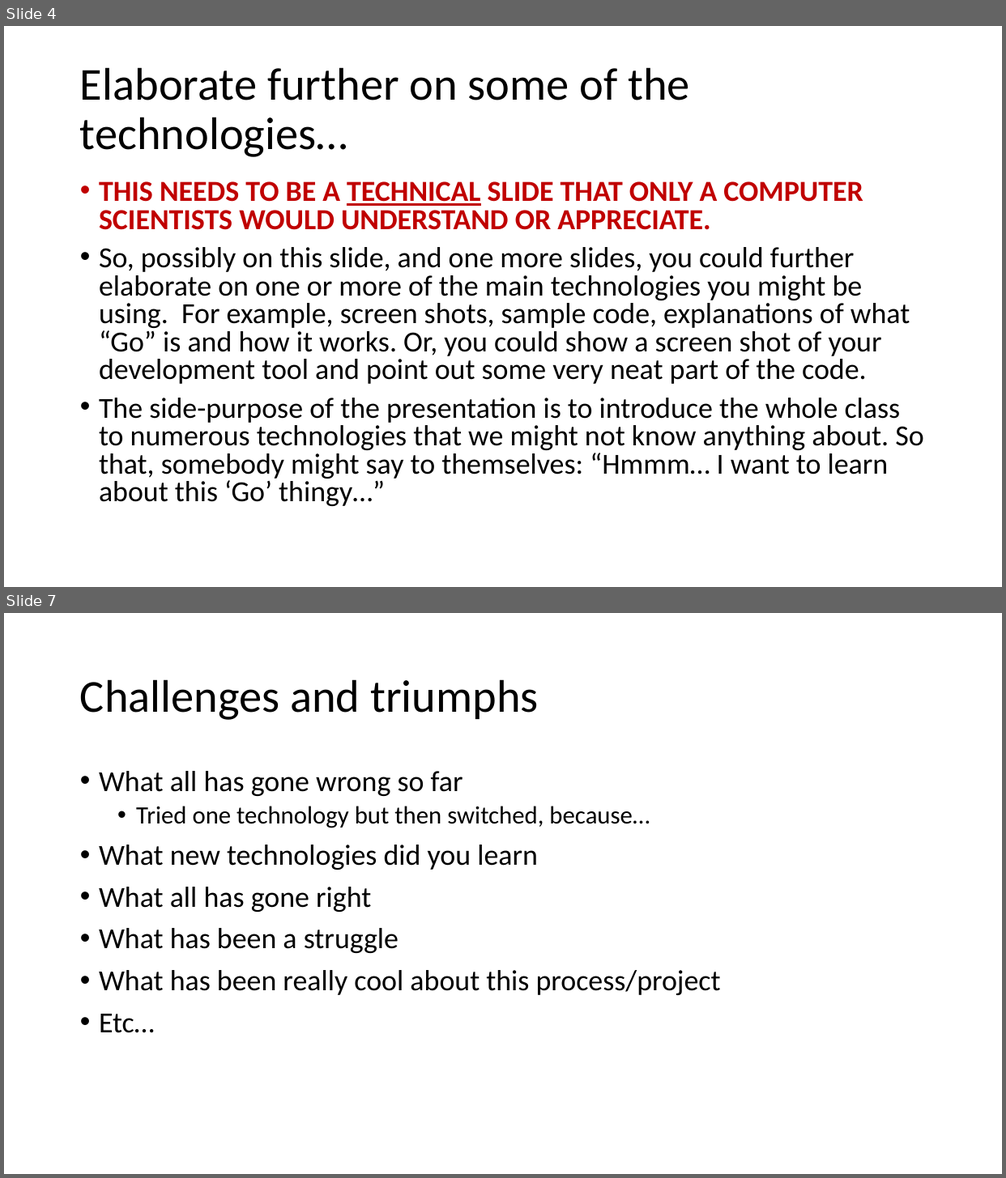
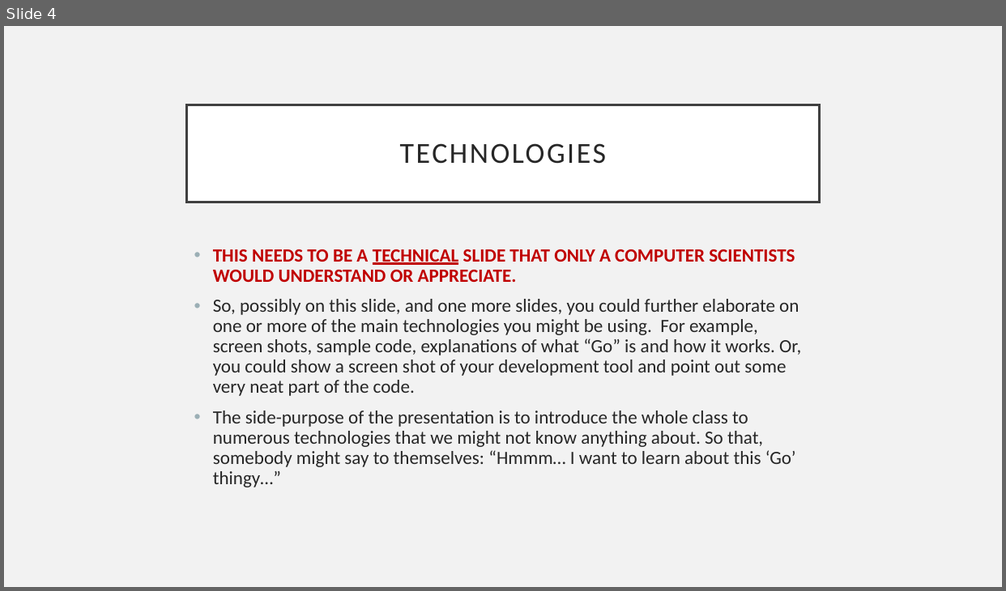
Before and after one commit to pauleanderson/capstone-spring-2018-team-7, a slide deck: midterm presentation/Presentation-StartingTemplate.pptx. Shown one above the other, each under a label of ours: slides 4 and 7 before the commit, slide 4 after it; the slides between them are not shown. The pictures are 1006x1178 and 1006x591 pixels, drawn with LibreOffice and Linux fonts; fonts in the diff are those of the drawing. Boxes give left, top, right and bottom in pixels: in the first picture for what was removed or moved away, otherwise in the second. Text is boxed around its words. In the diff, an @@ line names an element or a change of style, - is before the commit and + after.

```diff
--- a/midterm presentation/Presentation-StartingTemplate.pptx
+++ b/midterm presentation/Presentation-StartingTemplate.pptx
@@ slide 7 removed at <box>4,613,1002,1174</box>, background #FFFFFF @@
@@ title removed at <box>80,679,538,720</box> @@
-Challenges and triumphs
@@ text removed at <box>99,771,721,1033</box> @@
-• What all has gone wrong so far
-  • Tried one technology but then switched, because…
-• What new technologies did you learn
-• What all has gone right
-• What has been a struggle
-• What has been really cool about this process/project
-• Etc…
@@ slide 4 changed as well @@
@@ background #FFFFFF to #F2F2F2 @@
@@ title "TECHNOLOGIES": place and size @@
-title "TECHNOLOGIES" at <box>80,67,690,157</box>
+title "TECHNOLOGIES" at <box>187,105,819,202</box>
@@ title "TECHNOLOGIES" at <box>187,105,819,202</box>: fill none to #FFFFFF; outline none to #404040 2.5 pt @@
@@ title at <box>400,143,606,164</box>: text changed; size 44 to 28 pt; text colour #000000 to #262626 @@
-Elaborate further on some of the technologies…
+TECHNOLOGIES
@@ text "THIS NEEDS TO BE A ...": place and size @@
-text "THIS NEEDS TO BE A ..." at <box>99,182,923,506</box>
+text "THIS NEEDS TO BE A ..." at <box>213,250,801,488</box>
@@ text "THIS NEEDS TO BE A ..." at <box>213,250,801,488</box>: size 28 to 18 pt; text colour #000000 to #262626 in "So, possibly on this slide, and one ...", "The side-purpose of the presentation is to ..."; line spacing 0.8 to 0.9 @@
```
Also in this commit, not shown: 2 other slides changed, 5 slides added, 4 other slides removed.
